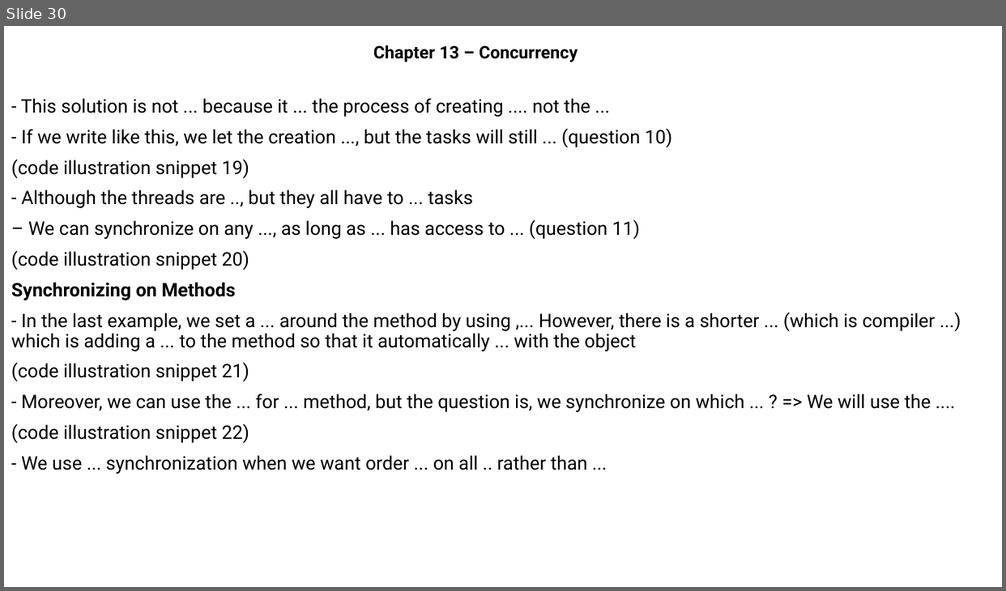
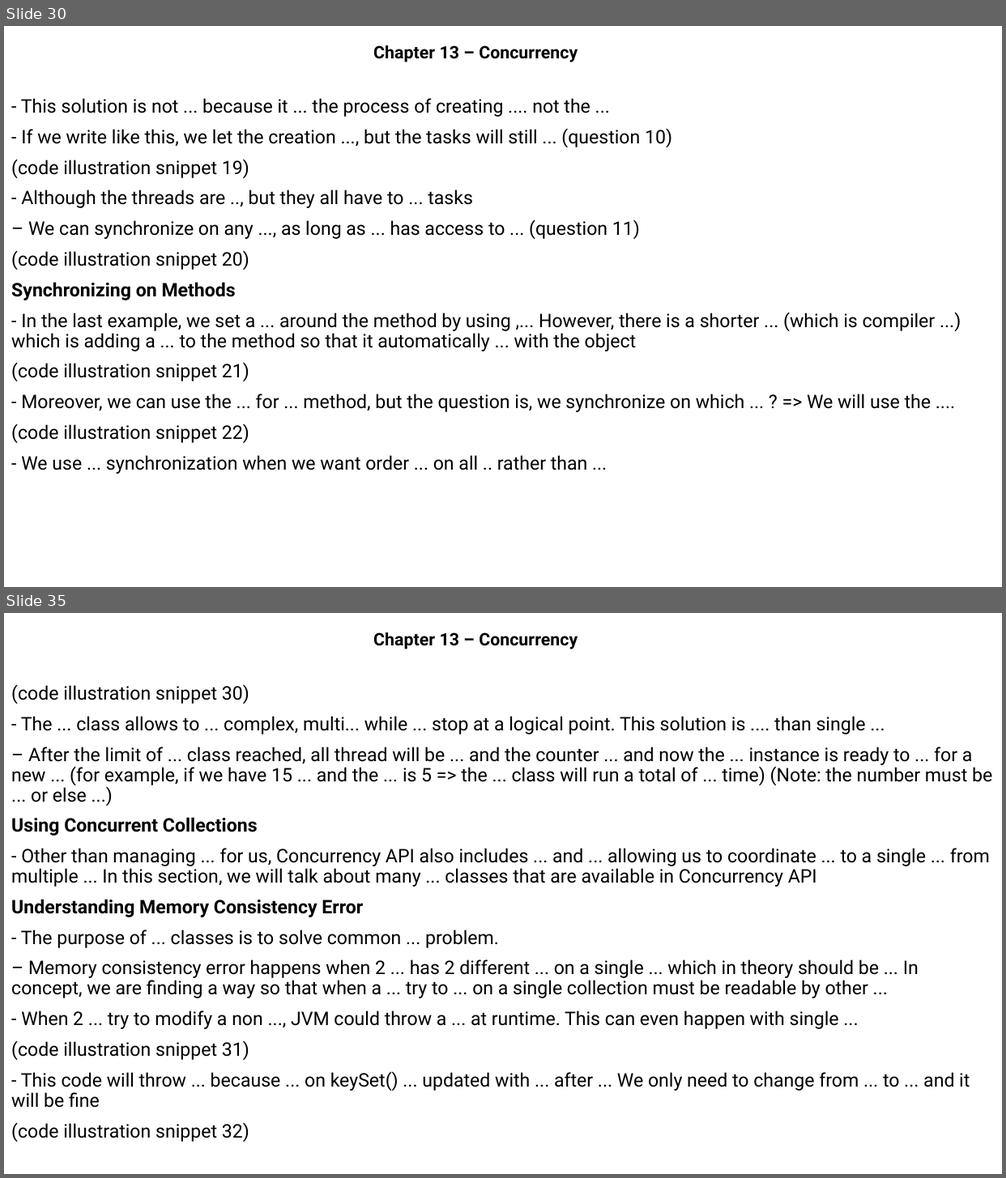
Before and after one commit to MaiDinhVinh/CS-Java, a slide deck: OCP17/Chapter 13 - Concurrency.pptx. Shown one above the other, each under a label of ours: slide 30 before the commit, slides 30 and 35 after it; the slides between them are not shown. The pictures are 1006x591 and 1006x1178 pixels, drawn with LibreOffice and Linux fonts; fonts in the diff are those of the drawing. Boxes give left, top, right and bottom in pixels: in the first picture for what was removed or moved away, otherwise in the second. Text is boxed around its words. In the diff, an @@ line names an element or a change of style, - is before the commit and + after.

```diff
--- a/OCP17/Chapter 13 - Concurrency.pptx
+++ b/OCP17/Chapter 13 - Concurrency.pptx
@@ slide 35 added at [4, 613, 1002, 1174], background #FFFFFF @@
@@ subtitle added at [373, 632, 577, 649], 16.6 pt, text #000000, bold @@
+Chapter 13 – Concurrency
@@ text added at [11, 684, 992, 1142], 18 pt, text #000000 @@
+(code illustration snippet 30)
+- The ... class allows to ... complex, multi... while ... stop at a logical point. This solution is .... than single ...
+– After the limit of ... class reached, all thread will be ... and the counter ... and now the ... instance is ready to ... for a new ... (for example, if we have 15 ... and the ... is 5 => the ... class will run a total of ... time) (Note: the number must be ... or else ...)
+Using Concurrent Collections
+- Other than managing ... for us, Concurrency API also includes ... and ... allowing us to coordinate ... to a single ... from multiple ... In this section, we will talk about many ... classes that are available in Concurrency API
+Understanding Memory Consistency Error
+- The purpose of ... classes is to solve common ... problem.
+– Memory consistency error happens when 2 ... has 2 different ... on a single ... which in theory should be ... In concept, we are finding a way so that when a ... try to ... on a single collection must be readable by other ...
+- When 2 ... try to modify a non ..., JVM could throw a ... at runtime. This can even happen with single ...
+(code illustration snippet 31)
+- This code will throw ... because ... on keySet() ... updated with ... after ... We only need to change from ... to ... and it will be fine
+(code illustration snippet 32)
```
Also in this commit, not shown: 20 other slides added.
